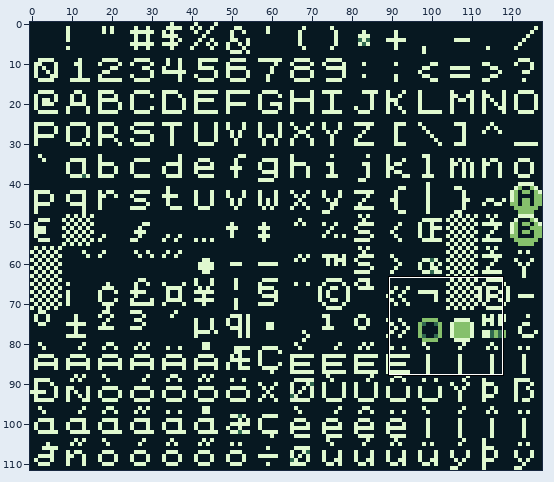
Sprite sheet -- assets/ui/ascii.png. Above, an overview of the earlier version with the close-up marked.
Close-up. The starting point:
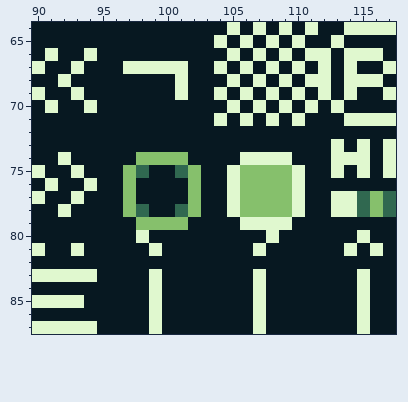
The file is 128x112 pixels. Shown: x 90..117, y 64..87.
And afterwards:
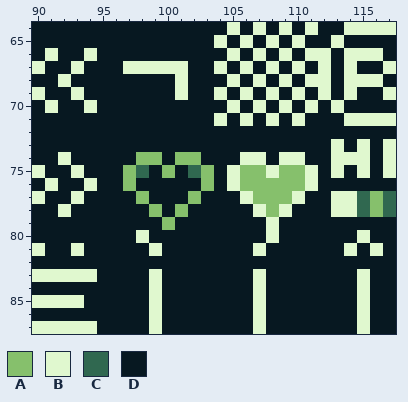
Palette (. is transparent): A #86c06c  B #e0f8cf  C #306850  D #071821
What changed:
Changed rows in their new state; - is an unchanged pixel.
first column x 97:
74 ---D-A-----D-B-
75 ---ADCA----B-AB
76 -----DA------AB
77 DA------DB-----
78 DDA-AD--DDB-BD-
79 -DD-D----DD-D--
Boxes around the changes in both close-ups, in picture pixels (x1, y1, x2, y2):
changed: (123, 152, 318, 230)
